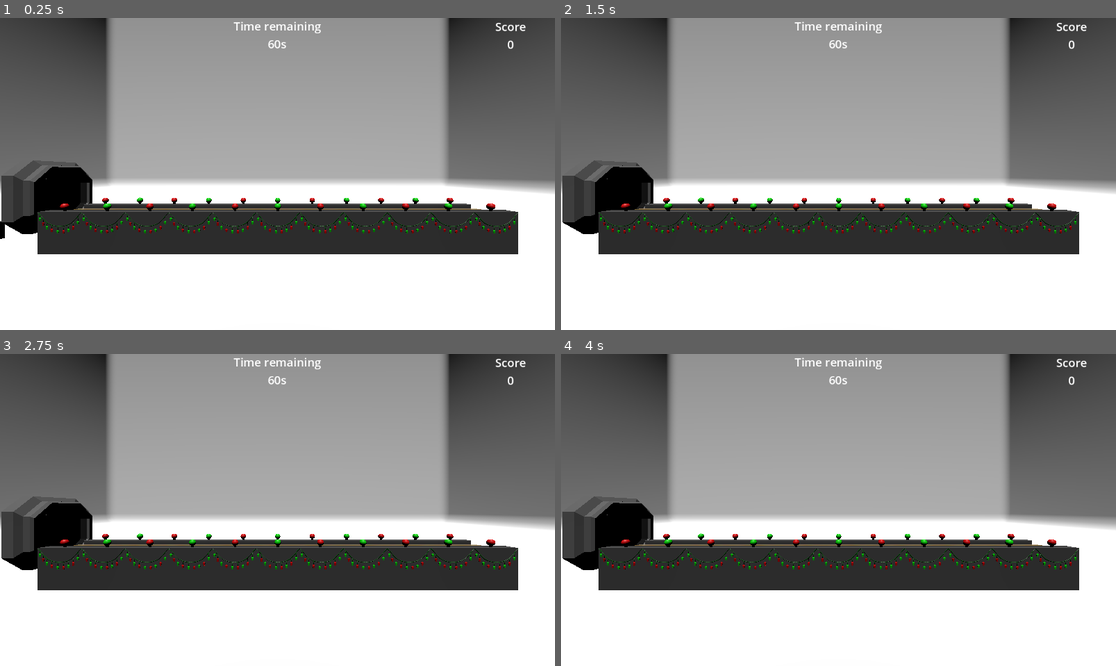
Above: before the commit, frames 1-4 (two rows, left to right).
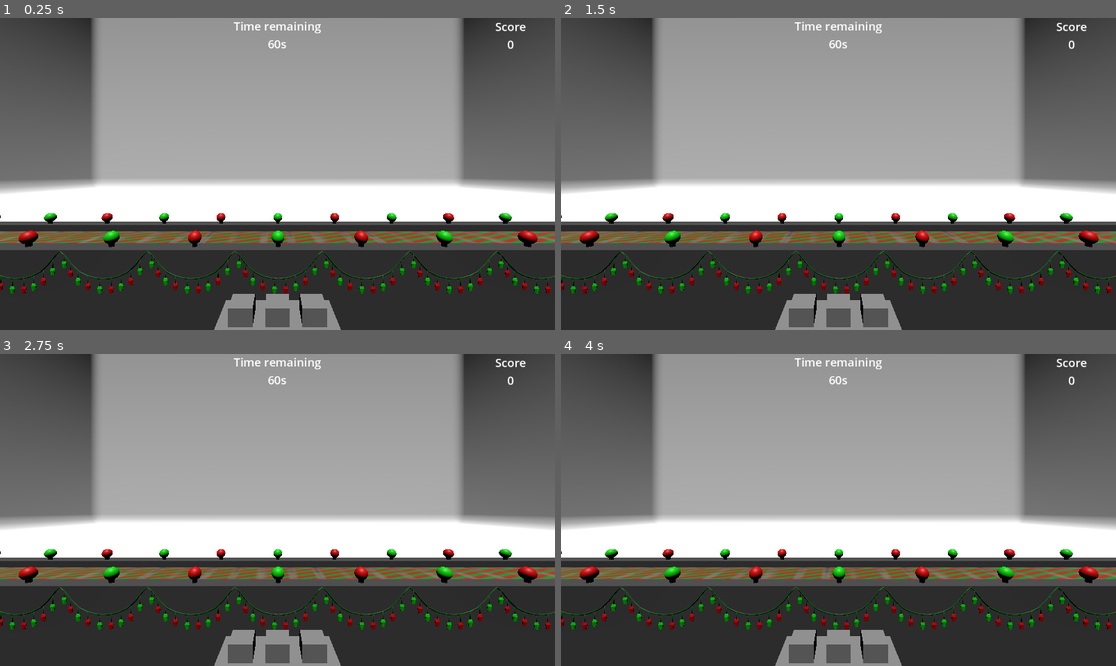
Above: after the commit, the same moments.

Repository: UnhingeDoor/Winter-Jam
Game: Godot game, scene res://Scenes/Main.tscn
Same seed, same stepped clock (60 frames per second), same inputs: the game is played once before the commit and once after it.
Inputs (mouse positions are in pixels of both pictures, inside the frame that each line leads up to):
- Up to frame 1 (0.25 s): no input
- Up to frame 2 (1.5 s): tap Enter at 0.5, 1.35 s; move the mouse to (960, 158) at 0.52 s; hold Enter 0.53-1.28 s; click (960, 158) at 0.67 s; tap Space at 0.77 s; move the mouse to (727, 189) at 1.27 s; click (727, 189) at 1.42 s
- Up to frame 3 (2.75 s): tap Space at 1.52 s; move the mouse to (333, 441) at 2.02 s; hold Enter from 2.03 s (still down); click (333, 441) at 2.17 s
- Up to frame 4 (4 s): tap Space at 2.75, 3.02, 3.77 s; move the mouse to (810, 572) at 2.77 s; release Enter at 2.78 s; tap Enter at 2.85 s; click (810, 572) at 2.92 s; move the mouse to (1005, 556) at 3.52 s; hold Enter from 3.53 s (still down); click (1005, 556) at 3.67 s

The runs differ from the first frame. In frame 1, 43% of the frame differs, in the area x 0-100%, y 0-100%; in frame 2, 43%; in frame 3, 43%; in frame 4, 43%.

Commit message:
Configure main to use buttons

Diff:
--- a/Scenes/Main.tscn
+++ b/Scenes/Main.tscn
@@ -1,11 +1,12 @@
-[gd_scene load_steps=8 format=3 uid="uid://rrl6e6temvop"]
+[gd_scene load_steps=9 format=3 uid="uid://rrl6e6temvop"]
 
-[ext_resource type="PackedScene" uid="uid://cuxdvqwiaaatv" path="res://Scenes/Present.tscn" id="1_mb113"]
-[ext_resource type="PackedScene" uid="uid://1x65lccosvku" path="res://Scenes/Player.tscn" id="2_uywyi"]
+[ext_resource type="PackedScene" uid="uid://cuxdvqwiaaatv" path="res://Scenes/present.tscn" id="1_mb113"]
+[ext_resource type="PackedScene" uid="uid://1x65lccosvku" path="res://Scenes/player.tscn" id="2_uywyi"]
 [ext_resource type="Script" path="res://Scripts/player_camera.gd" id="3_y4i8p"]
 [ext_resource type="PackedScene" uid="uid://s4oqqr201p7v" path="res://Scenes/user_interface.tscn" id="4_nljwa"]
 [ext_resource type="PackedScene" path="res://Scenes/conveyor_belt.tscn" id="5_dcnt0"]
 [ext_resource type="PackedScene" uid="uid://cxcjkap0q7536" path="res://Models/SM_Room.glb" id="6_qd2yy"]
+[ext_resource type="PackedScene" uid="uid://bp765iise2bqc" path="res://Scenes/control_panel.tscn" id="7_k4e4r"]
 
 [sub_resource type="GDScript" id="GDScript_ud5np"]
 script/source = "extends Node
@@ -14,9 +15,9 @@
 
 @export var max_present_on_screen_count: int = 2
 @export var present_scene: PackedScene
-@export var default_present_spawn_pos: Vector3
+@export var default_present_spawn_pos = Vector3(-10, 1.37, 0)
 
-var present_spawn_pos: Vector3
+@onready var present_spawn_pos = default_present_spawn_pos
 
 
 func _ready():
@@ -54,10 +55,9 @@
 [node name="Main" type="Node"]
 script = SubResource("GDScript_ud5np")
 present_scene = ExtResource("1_mb113")
-default_present_spawn_pos = Vector3(-10, 0, 0)
 
 [node name="Player" parent="." instance=ExtResource("2_uywyi")]
-transform = Transform3D(1, 0, 0, 0, 1, 0, 0, 0, 1, 0, 1, 5.46527)
+transform = Transform3D(1, 0, 0, 0, 1, 0, 0, 0, 1, 0, 1, 3.08355)
 
 [node name="PlayerCamera" type="Camera3D" parent="Player"]
 transform = Transform3D(1, 0, 0, 0, 1, 0, 0, 0, 1, 0, 0.876717, 0)
@@ -65,7 +65,7 @@
 script = ExtResource("3_y4i8p")
 
 [node name="Present" parent="." instance=ExtResource("1_mb113")]
-transform = Transform3D(1, 0, 0, 0, 1, 0, 0, 0, 1, -10, 0, 0)
+transform = Transform3D(1, 0, 0, 0, 1, 0, 0, 0, 1, -10, 1.37, 0)
 
 [node name="UserInterface" parent="." instance=ExtResource("4_nljwa")]
 
@@ -83,7 +83,13 @@
 [node name="DirectionalLight3D" type="DirectionalLight3D" parent="."]
 transform = Transform3D(1, 0, 0, 0, 0.302486, 0.953154, 0, -0.953154, 0.302486, 0, 0, 0)
 
+[node name="ControlPanel" parent="." instance=ExtResource("7_k4e4r")]
+transform = Transform3D(1, 0, 0, 0, 1, 0, 0, 0, 1, 0, 0.400327, 1.35347)
+
 [connection signal="present_despawned" from="." to="." method="_on_present_despawned"]
 [connection signal="inspection_exited" from="Present" to="." method="_on_present_inspection_exited"]
 [connection signal="tree_exited" from="Present" to="." method="_on_present_tree_exited"]
 [connection signal="timeout" from="LevelTimer" to="." method="_on_level_timer_timeout"]
+[connection signal="present_accepted" from="ControlPanel" to="Present" method="_on_control_panel_present_accepted"]
+[connection signal="present_recycled" from="ControlPanel" to="Present" method="_on_control_panel_present_recycled"]
+[connection signal="present_rejected" from="ControlPanel" to="Present" method="_on_control_panel_present_rejected"]
--- a/Scenes/user_interface.tscn
+++ b/Scenes/user_interface.tscn
@@ -13,6 +13,7 @@
 anchor_bottom = 1.0
 grow_horizontal = 2
 grow_vertical = 2
+mouse_filter = 1
 theme = SubResource("Theme_jnhec")
 
 [node name="TimerLabel" type="Label" parent="."]
